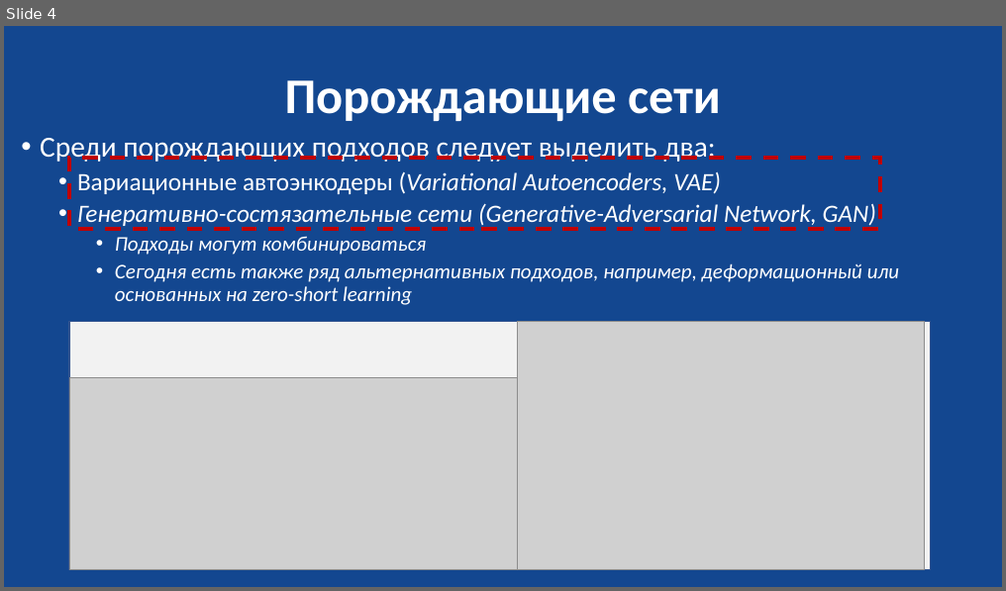
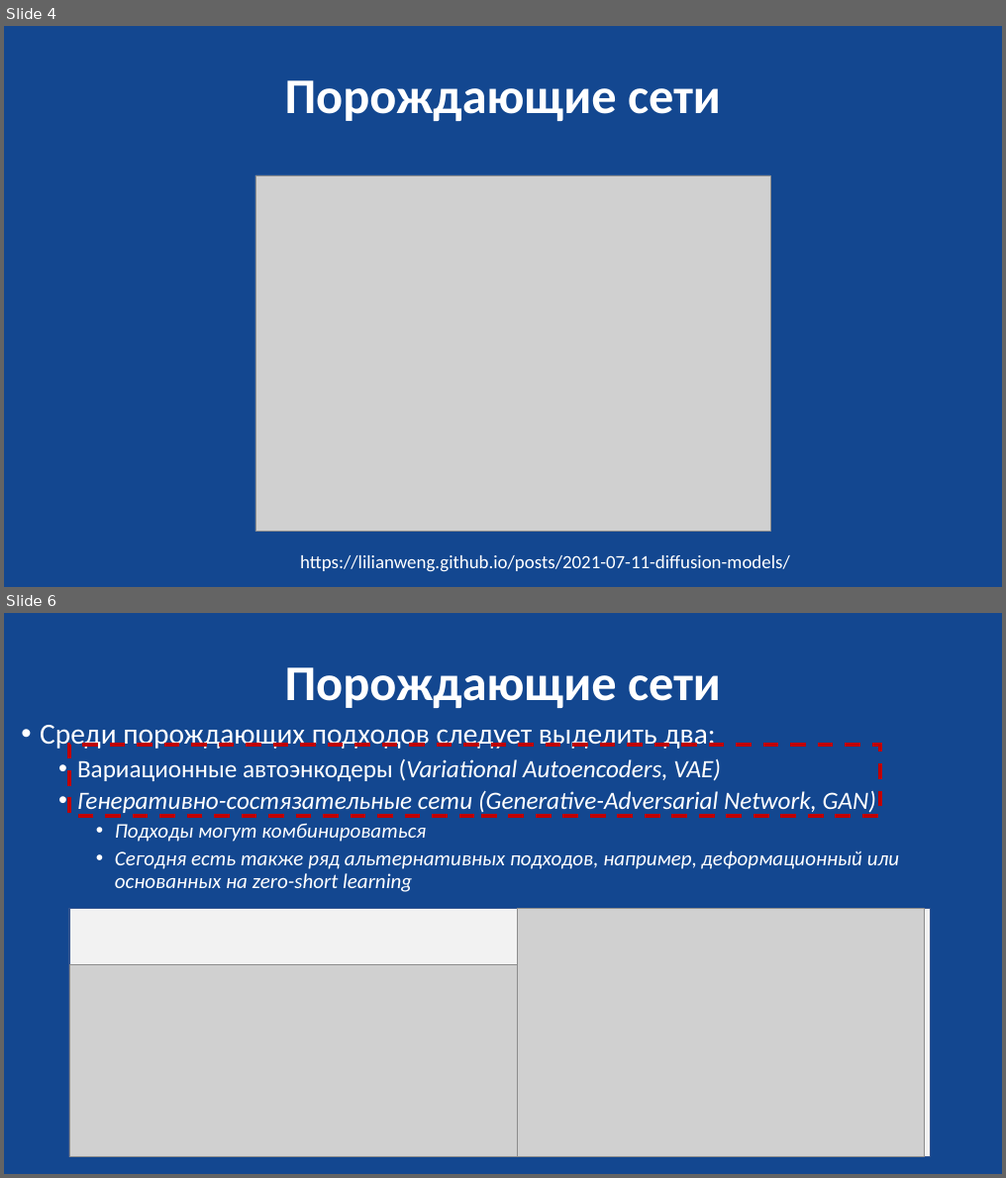
Before and after one commit to MVRonkin/Computer-Vision-Course_lec-practice, a slide deck: 2025/гении.pptx. Shown one above the other, each under a label of ours: slide 4 before the commit, slides 4 and 6 after it; the slides between them are not shown. The pictures are 1006x591 and 1006x1178 pixels, drawn with LibreOffice and Linux fonts; fonts in the diff are those of the drawing; grey boxes stand for pictures. Boxes give left, top, right and bottom in pixels: in the first picture for what was removed or moved away, otherwise in the second. Text is boxed around its words. In the diff, an @@ line names an element or a change of style, - is before the commit and + after.

```diff
--- a/2025/гении.pptx
+++ b/2025/гении.pptx
@@ slide 4 added at [4, 26, 1002, 587], background #134790 @@
@@ title added at [285, 80, 721, 121], 48 pt, text #FFFFFF, bold @@
+Порождающие сети
@@ picture added at [255, 175, 770, 532] @@
@@ text added at [300, 556, 790, 572], 18 pt, text #FFFFFF @@
+https://lilianweng.github.io/posts/2021-07-11-diffusion-models/
@@ what was slide 4 is now slide 6 @@
```
Also in this commit, not shown: 3 slides changed, 1 other slide added.
